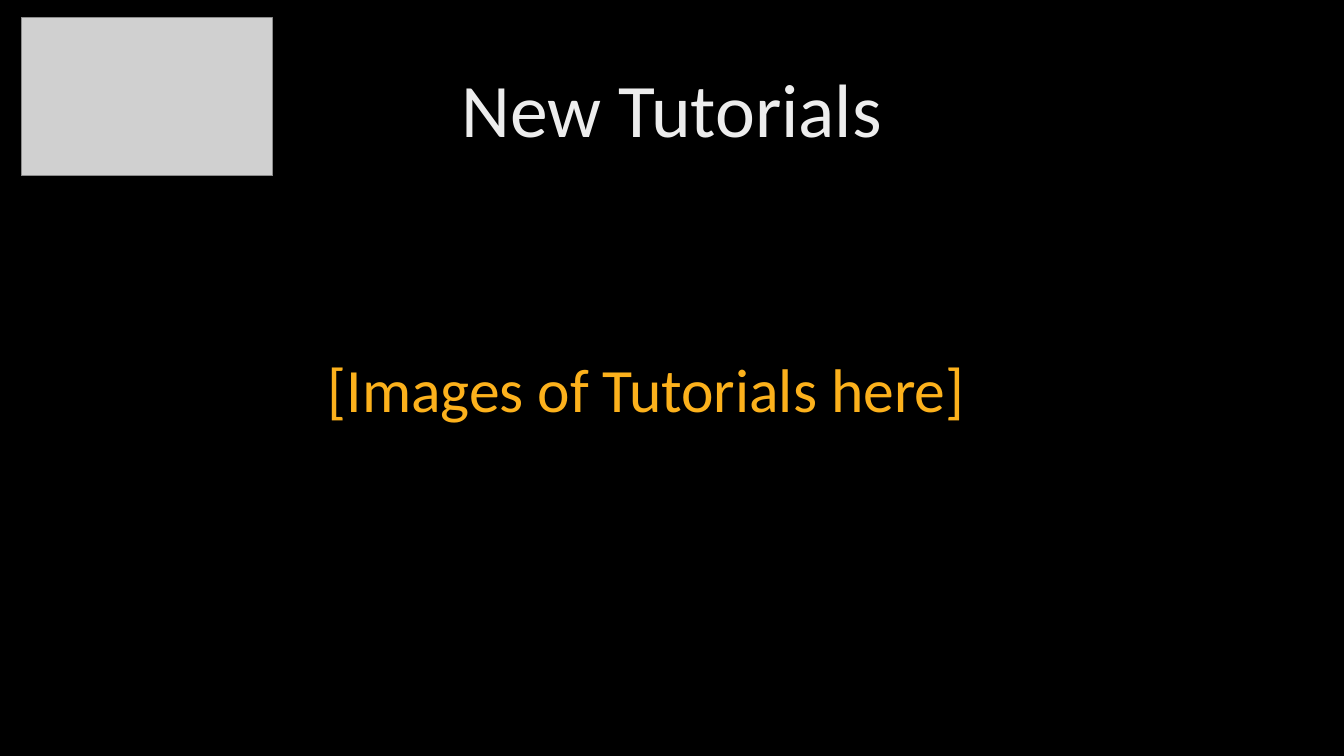
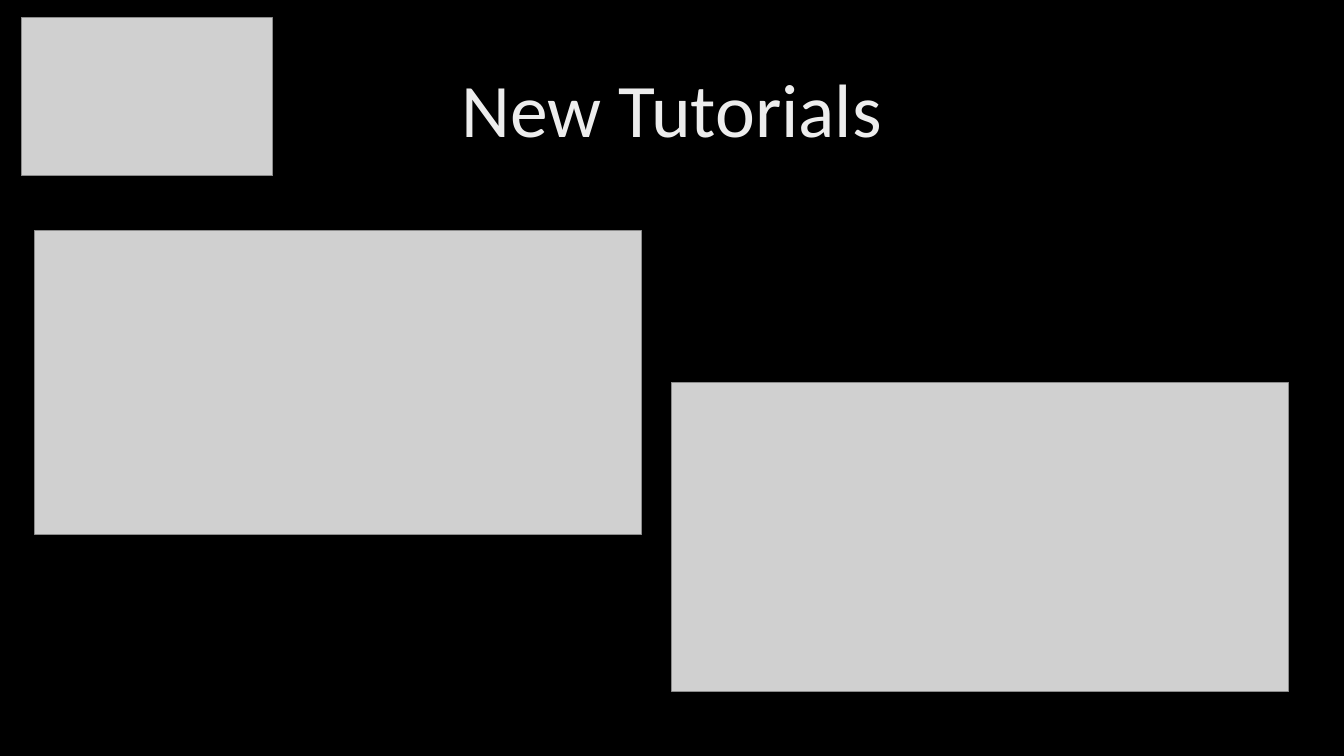
Before and after one commit to UoSGroupProjects1718/level-6-stuck-in-a-lift-studios-1, a slide deck: slide 7 of Group/Presentations/Pitch 5 - Beta.pptx. Drawn at 1344x756 pixels with LibreOffice and Linux fonts; fonts in the diff are those of the drawing; grey boxes stand for pictures; background and template pictures are left out. Boxes give left, top, right and bottom in pixels: in the first picture for what was removed or moved away, otherwise in the second. Text is boxed around its words. In the diff, an @@ line names an element or a change of style, - is before the commit and + after.

```diff
--- a/Group/Presentations/Pitch 5 - Beta.pptx
+++ b/Group/Presentations/Pitch 5 - Beta.pptx
@@ picture added at [34, 231, 641, 534] @@
@@ text removed at [328, 367, 964, 423] @@
-[Images of Tutorials here]
@@ picture added at [673, 383, 1290, 692] @@
```
Also in this commit, not shown: 1 other slide changed.
